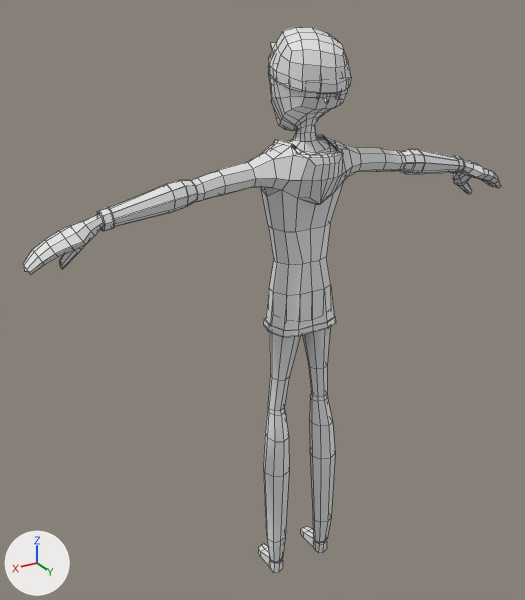
The FBX model Assets/Resources/Models/Players/New Models/Jock.fbx, before and after one commit.
Both versions are drawn from a 50 mm camera at (3.2, 4.77, 5.2) aimed at (0.17, -0.27, 2.68). The lights are fixed; the arrows at lower left show +X, +Y and +Z. Mesh edges are drawn as thin lines. Where no turn or scale is listed for an object, it has been applied to the vertices.

The first picture shows 'Body'.
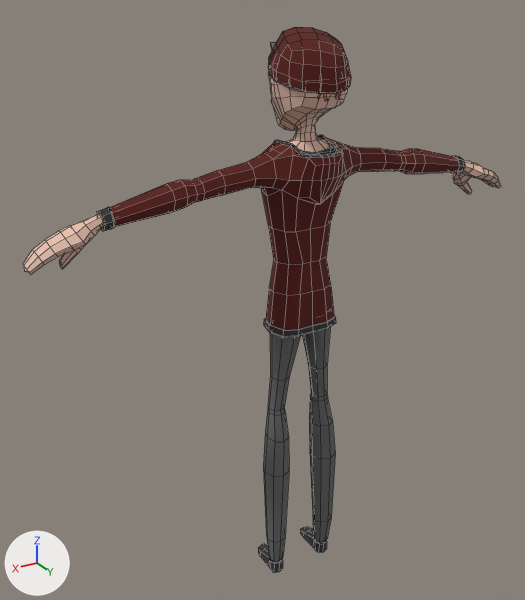
Edits to the bpy script that builds the scene:
```text
Add mat_primary:
    mat_primary = principled_material('Primary')
    mat_primary.base_color = (0.102, 0.0108, 0.00692)  # dark red #5a1b14
    mat_primary.roughness = 1.0
Add mat_skin:
    mat_skin = principled_material('Skin')
    mat_skin.base_color = (0.8, 0.532, 0.428)  # beige #e7c1af
Add mat_tertiary:
    mat_tertiary = principled_material('Tertiary')
    mat_tertiary.base_color = (0.0341, 0.0341, 0.0341)  # black #343434
    mat_tertiary.roughness = 1.0
Add mat_secondary:
    mat_secondary = principled_material('Secondary')
    mat_secondary.base_color = (0.137, 0.137, 0.137)  # dark grey #676767
    mat_secondary.roughness = 1.0
Change me_cube:
    verts and faces of me_cube; kept vertices keep their numbers, new ones are numbered from 1318
    remove me_cube.from_pydata(...)  # 1318 vertices, 1297 faces; spans x -2.22..2.22, y -0.6..0.46, z 0.01..4.93
    add me_cube.from_pydata(...)  # 1286 vertices, 1237 faces; spans x -2.22..2.22, y -0.6..0.46, z 0.01..4.93
    me_cube part 1
    24 vertices are removed from x 0.97..1.17, y -0.02..0.2, z 3.72..3.93
    47 faces are deleted
    1 vertex moves within x 1.17, y 0.01, z 3.89
    8 vertices are added at x 1.52..1.53, y 0.03..0.15, z 3.7..3.82
    8 new faces join them, mat_skin (beige #e7c1af)
    15 new faces join them, mat_primary (dark red #5a1b14)
    me_cube part 2
    24 vertices are removed from x -1.17..-0.96, y -0.02..0.2, z 3.72..3.93
    47 faces are deleted
    1 vertex moves within x -1.17, y 0.01, z 3.89
    8 vertices are added at x -1.53..-1.51, y 0.03..0.15, z 3.7..3.82
    8 new faces join them, mat_skin (beige #e7c1af)
    15 new faces join them, mat_primary (dark red #5a1b14)
    me_cube part 3
    add delete_vertices([1164, *range(1258, 1274)])  # with the faces that use them
    me_cube part 4: 263 faces spanning x -1.61..1.62, y -0.25..0.45, z 2.6..4.93 switch from mat_material (white #e7e7e7) to mat_primary (dark red #5a1b14)
    me_cube part 5: 160 faces spanning x -0.5..0.38, y -0.6..0.44, z 0.14..4.79 switch from mat_material (white #e7e7e7) to mat_secondary (dark grey #686868)
    me_cube part 6: 199 faces spanning x -1.68..1.68, y -0.16..0.4, z 0.01..4.13 switch from mat_material (white #e7e7e7) to mat_tertiary (black #343434)
    me_cube part 7: 374 faces spanning x -2.22..2.22, y -0.25..0.42, z 3.4..4.86 switch from mat_material (white #e7e7e7) to mat_skin (beige #e7c1af)
    add me_cube.materials.append(mat_hair)  # orange #e77954
    add me_cube.materials.append(mat_accent)  # orange #e08600
    add me_cube.materials.append(mat_eyes)  # brown #624b3c
```

Where the change shows, as pixel boxes (x1, y1, x2, y2) in the pictures (525 x 600 px):
part 1 of me_cube, cut back
    both: (99, 178, 201, 227)
part 2 of me_cube, cut back
    both: (397, 148, 459, 172)
part 3 of me_cube, deleted
    before: (316, 93, 330, 103)
part 4 of me_cube, recoloured (grey to brown)
    both: (114, 27, 460, 330)
part 5 of me_cube, recoloured
    both: (263, 42, 345, 562)
part 6 of me_cube, recoloured
    both: (97, 135, 465, 573)
part 7 of me_cube, recoloured (grey to beige)
    both: (23, 76, 501, 275)
